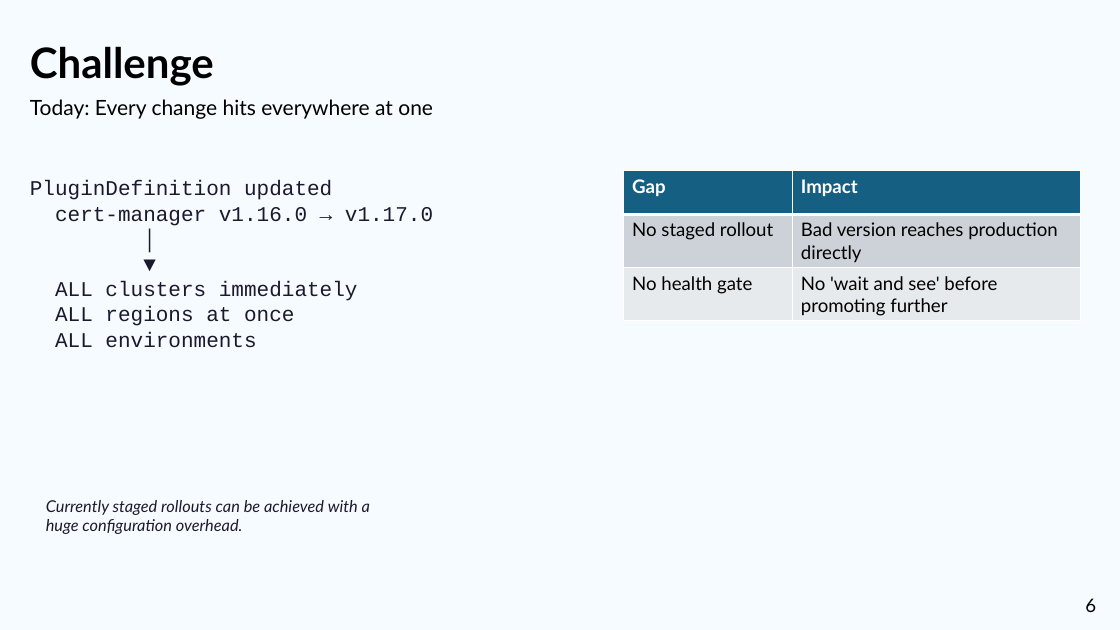
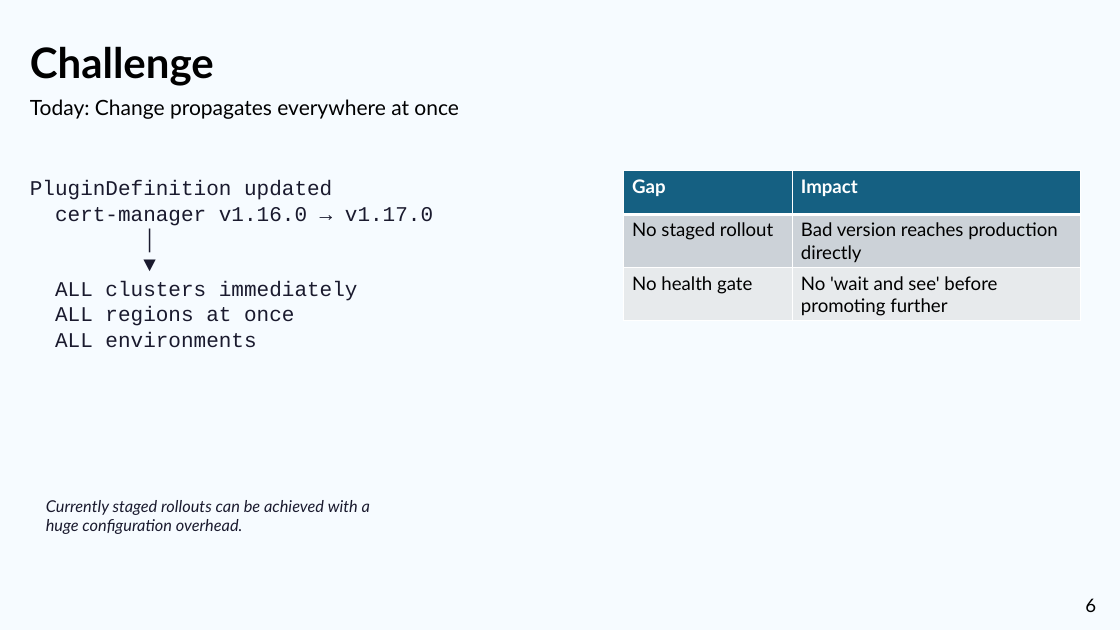
Before and after one commit to cloudoperators/greenhouse-promotions, a slide deck: slide 6 of presentation/presentation-v1.pptx. Drawn at 1120x630 pixels with LibreOffice and Linux fonts; fonts in the diff are those of the drawing; background and template pictures are left out. Boxes give left, top, right and bottom in pixels: in the first picture for what was removed or moved away, otherwise in the second. Text is boxed around its words. In the diff, an @@ line names an element or a change of style, - is before the commit and + after.

Commit message:
(chore): update presentation

```diff
--- a/presentation/presentation-v1.pptx
+++ b/presentation/presentation-v1.pptx
@@ text at bbox=[30, 99, 459, 119]: text changed @@
-Today: Every change hits everywhere at one
+Today: Change propagates everywhere at once
```
Also in this commit, not shown: 1 other file.
